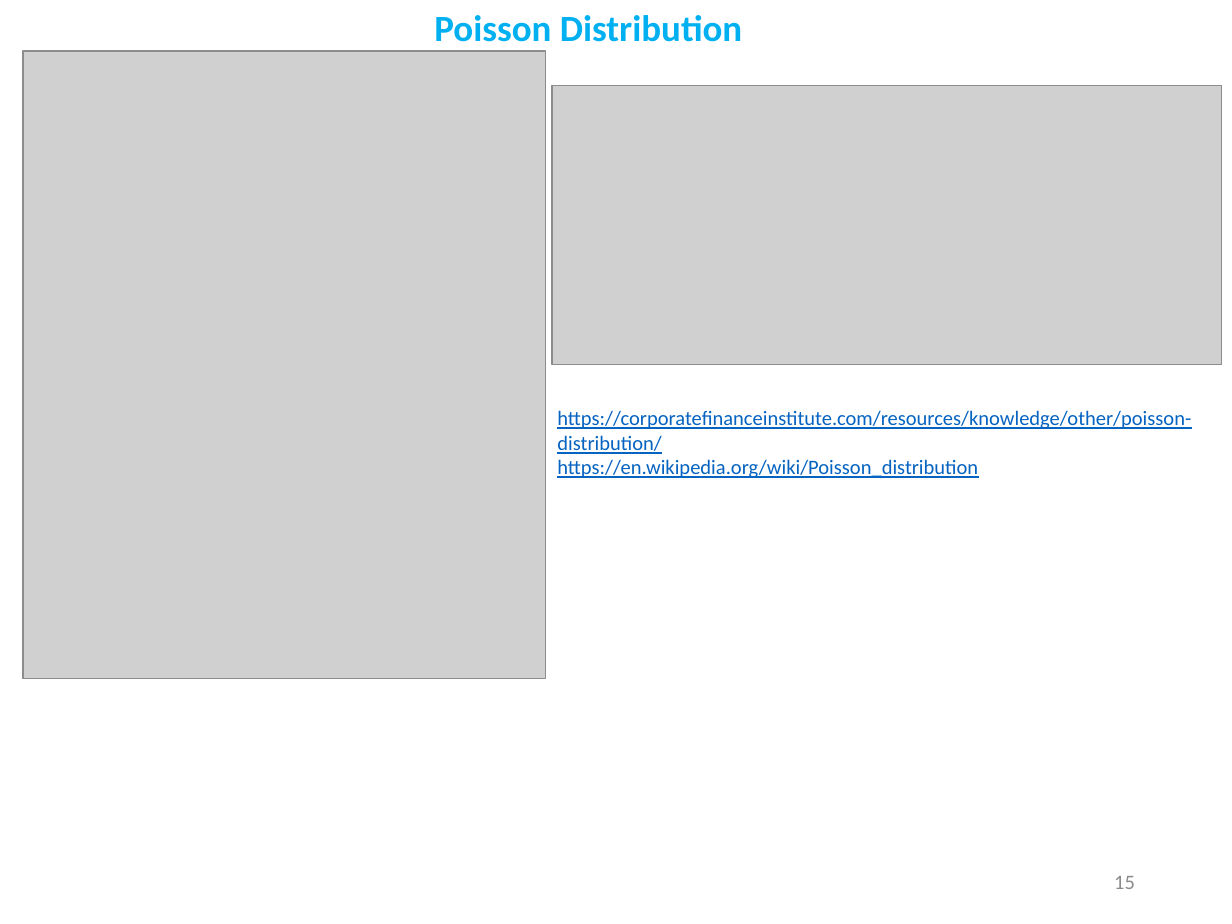
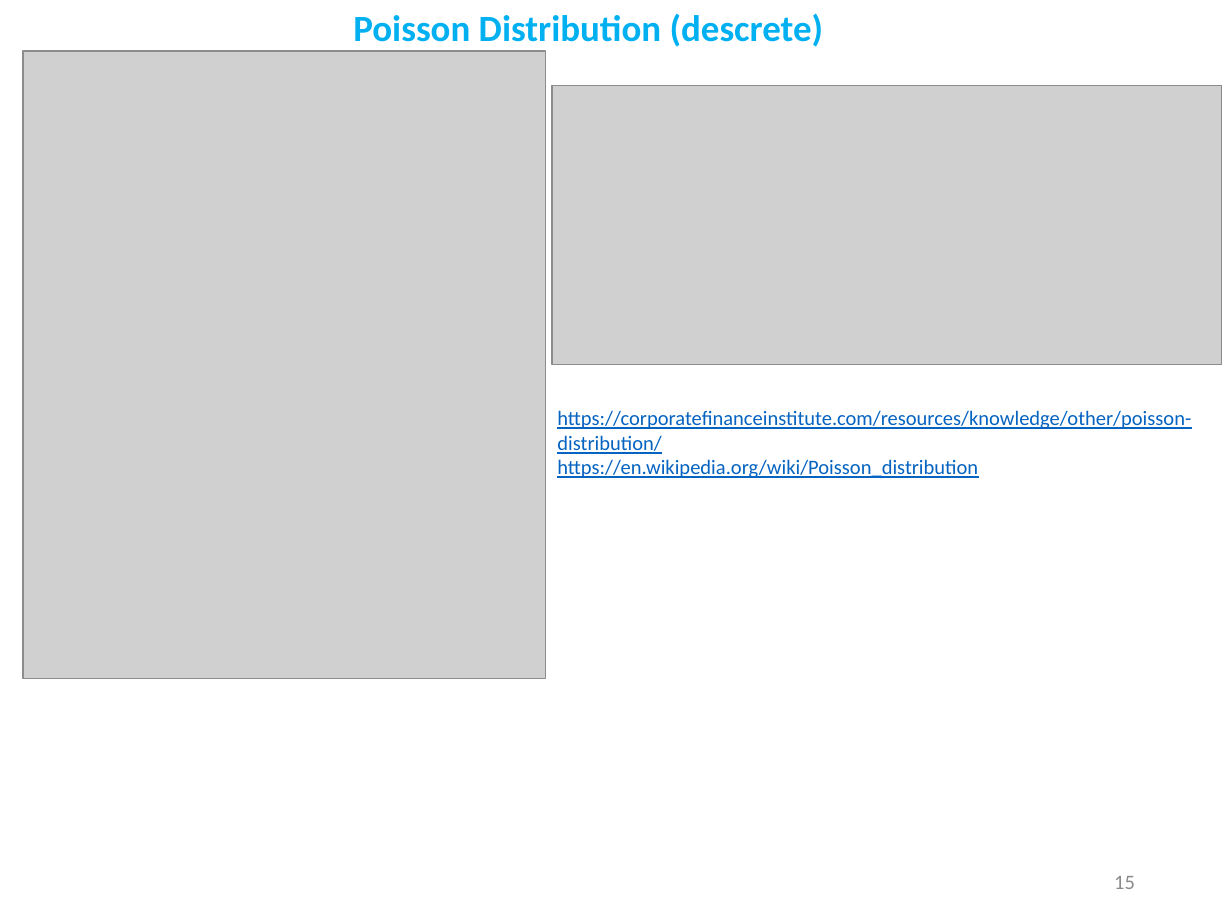
Before and after one commit to demydd/Basic-Machine-Learning-Course-for-Developers, a slide deck: slide 15 of Distributions.pptx. Drawn at 1232x924 pixels with LibreOffice and Linux fonts; fonts in the diff are those of the drawing; grey boxes stand for pictures. Boxes give left, top, right and bottom in pixels: in the first picture for what was removed or moved away, otherwise in the second. Text is boxed around its words. In the diff, an @@ line names an element or a change of style, - is before the commit and + after.

Commit message:
all distributions are added.

```diff
--- a/Distributions.pptx
+++ b/Distributions.pptx
@@ title at (353,13,824,51): text changed @@
-Poisson Distribution
+Poisson Distribution (descrete)
```
Also in this commit, not shown: 1 other slide changed, 2 slides added.
